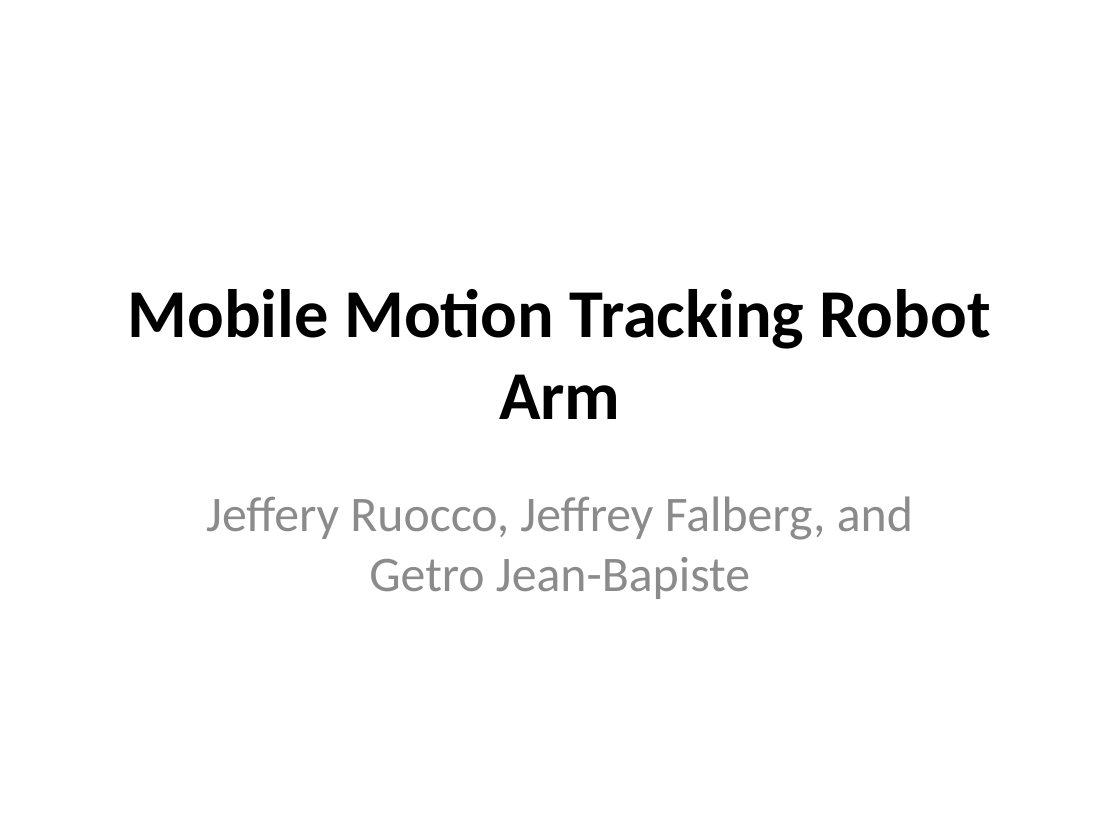
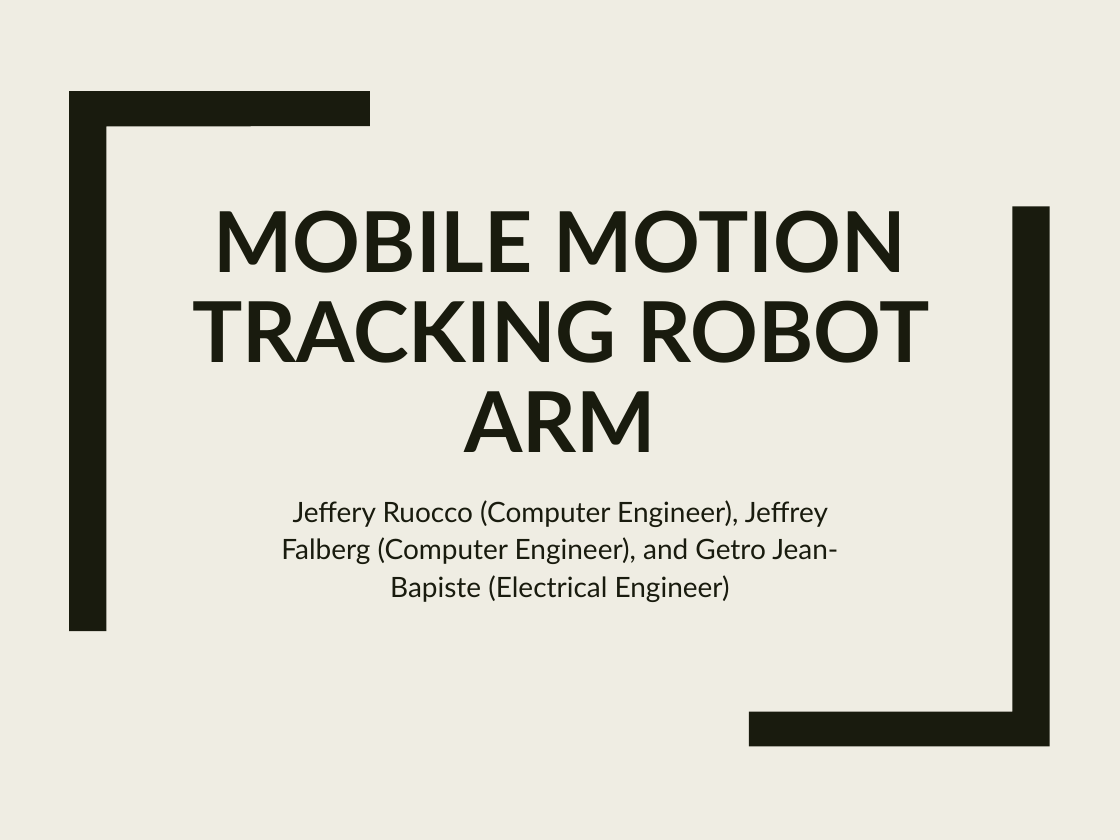
Before and after one commit to StormWulf/Mobile-Motion-Tracking-Robot-Arm, a slide deck: slide 1 of Documents/Mobile Motion Tracking Robot Arm poster.pptx. Drawn at 1120x840 pixels with LibreOffice and Linux fonts; fonts in the diff are those of the drawing. Boxes give left, top, right and bottom in pixels: in the first picture for what was removed or moved away, otherwise in the second. Text is boxed around its words. In the diff, an @@ line names an element or a change of style, - is before the commit and + after.

Commit message:
presentation

```diff
--- a/Documents/Mobile Motion Tracking Robot Arm poster.pptx
+++ b/Documents/Mobile Motion Tracking Robot Arm poster.pptx
@@ background #FFFFFF to #EFEDE3 @@
@@ freeform shape added at (69,91,371,631), fill #191B0E @@
@@ freeform shape added at (749,206,1051,746), fill #191B0E @@
@@ title "MOBILE MOTION TRACKING ROBOT ARM" at (192,210,929,452): vertical alignment middle to bottom @@
@@ title at (192,210,929,452): text changed; size 44 to 54 pt; font Calibri to Lato; text colour #000000 to #191B0E @@
-Mobile Motion Tracking Robot Arm
+MOBILE MOTION TRACKING ROBOT ARM
@@ subtitle at (281,500,838,602): text changed; size 32 to 18 pt; font Calibri to Lato; text colour #8C8C8C to #191B0E @@
-Jeffery Ruocco, Jeffrey Falberg, and Getro Jean-Bapiste
+Jeffery Ruocco (Computer Engineer), Jeffrey Falberg (Computer Engineer), and Getro Jean-Bapiste (Electrical Engineer)
```
Also in this commit, not shown: 1 other slide changed, 14 slides added, 4 slides removed, 2 other files.
